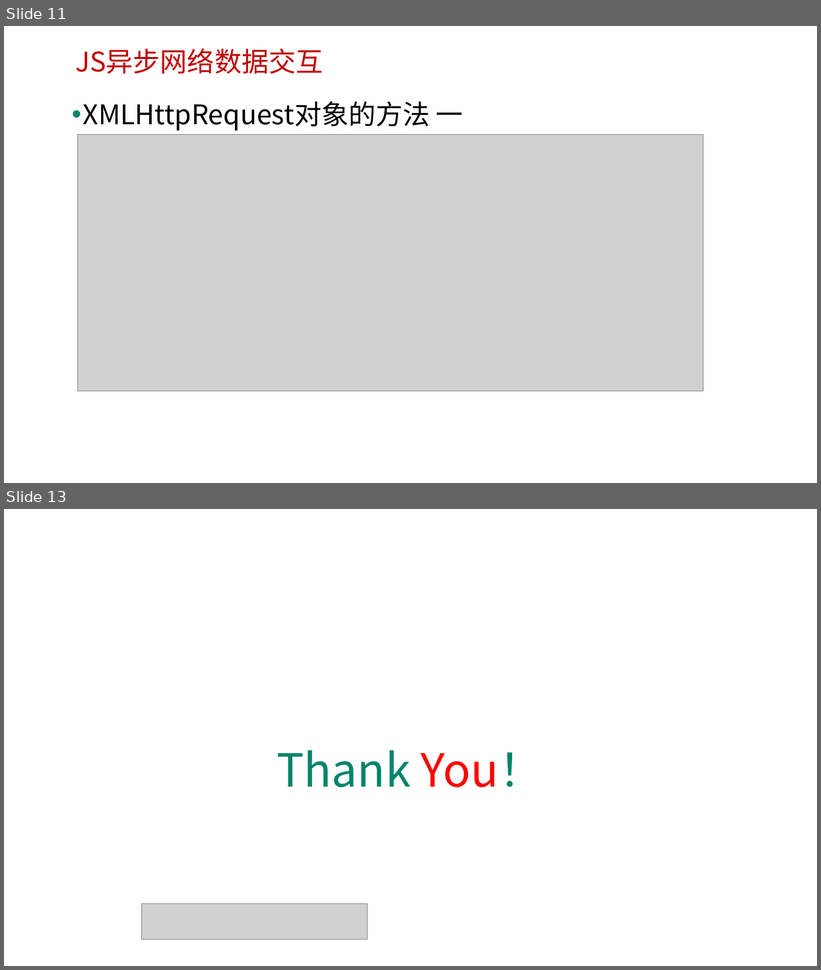
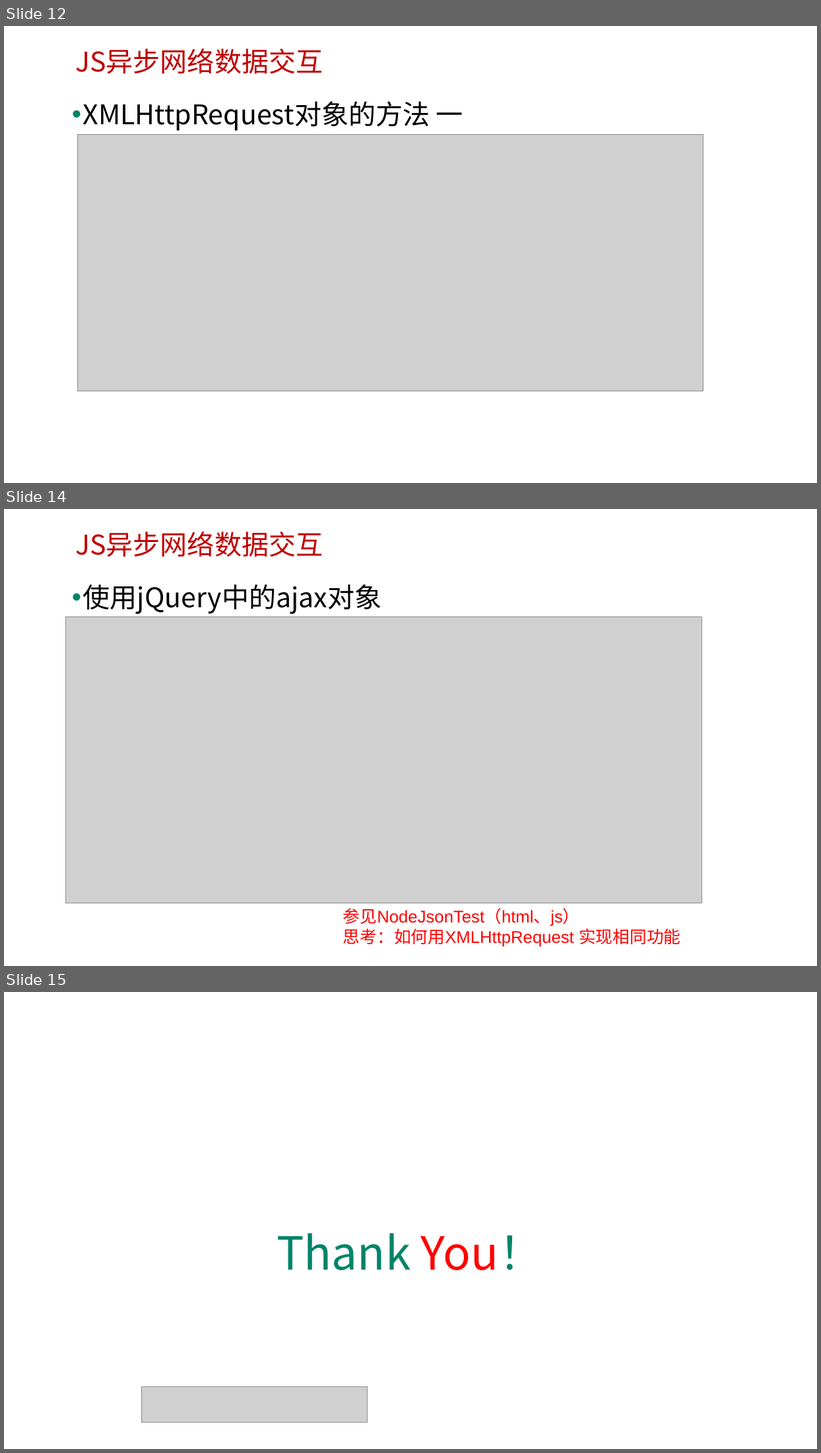
Before and after one commit to edu2act/course-javascript-advanced, a slide deck: 课程PPT/26.JS异步与网络数据交互.pptx. Shown one above the other, each under a label of ours: slides 11 and 13 before the commit, slides 12, 14 and 15 after it; the slides between them are not shown. The pictures are 821x970 and 821x1453 pixels, drawn with LibreOffice and Linux fonts; fonts in the diff are those of the drawing; grey boxes stand for pictures; background and template pictures are left out. Boxes give left, top, right and bottom in pixels: in the first picture for what was removed or moved away, otherwise in the second. Text is boxed around its words. In the diff, an @@ line names an element or a change of style, - is before the commit and + after.

```diff
--- a/课程PPT/26.JS异步与网络数据交互.pptx
+++ b/课程PPT/26.JS异步与网络数据交互.pptx
@@ slide 14 added at (4, 509, 817, 966), background picture (left out) @@
@@ text added at (75, 531, 323, 557), 32 pt, text #C00000 @@
+JS异步网络数据交互
@@ text added at (83, 584, 382, 614), 32 pt, text #000000 @@
+• 使用jQuery中的ajax对象
@@ picture added at (65, 617, 702, 903) @@
@@ text added at (343, 908, 680, 947), 20 pt, text #FF0000 @@
+参见NodeJsonTest（html、js）
+思考：如何用XMLHttpRequest 实现相同功能
@@ what was slide 11 is now slide 12 @@
@@ what was slide 13 is now slide 15 @@
```
Also in this commit, not shown: 2 slides changed, 1 other slide added, 14 other files.
